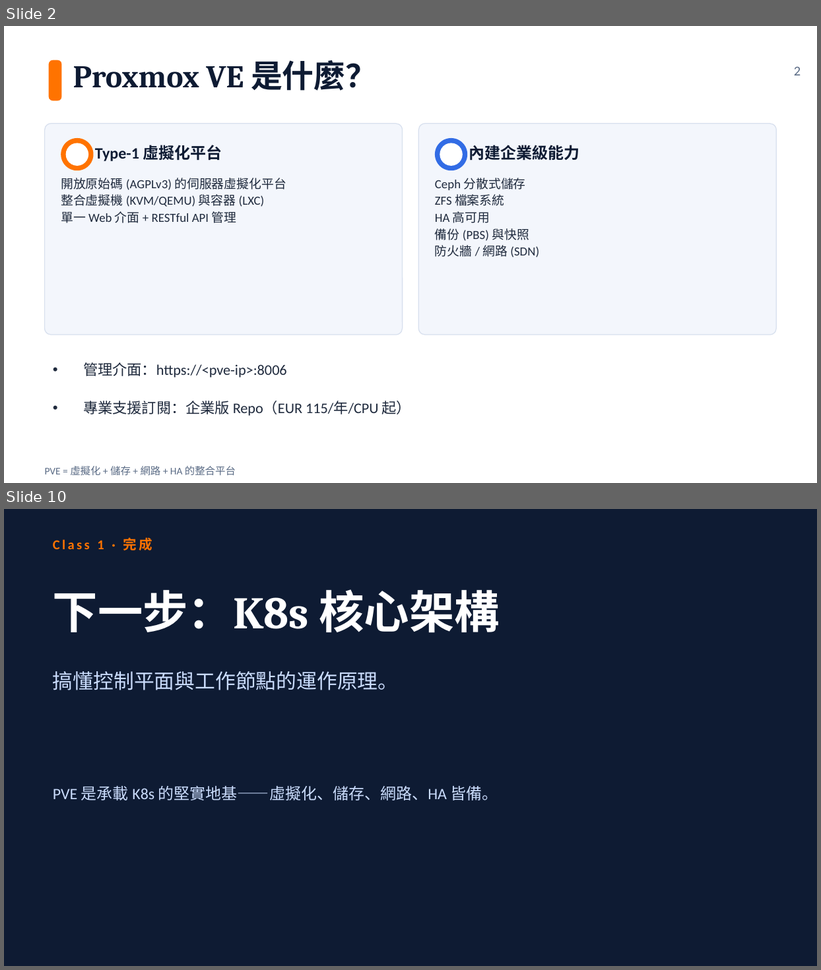
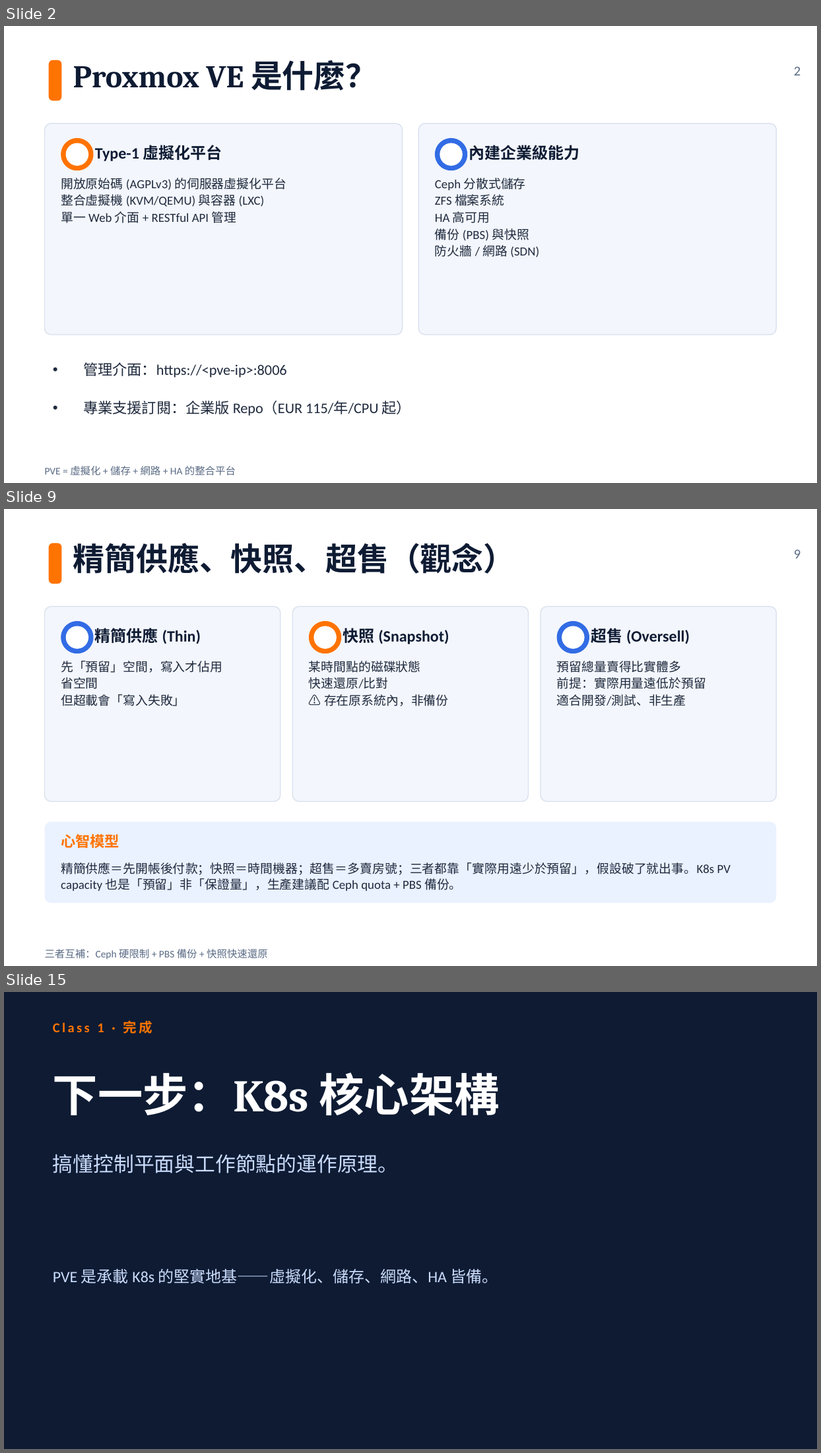
Before and after one commit to subirdkimo/k8s-course, a slide deck: 01-class-slides/class-01-pve-overview.pptx. Shown one above the other, each under a label of ours: slides 2 and 10 before the commit, slides 2, 9 and 15 after it; the slides between them are not shown. The pictures are 821x970 and 821x1453 pixels, drawn with LibreOffice and Linux fonts; fonts in the diff are those of the drawing. Boxes give left, top, right and bottom in pixels: in the first picture for what was removed or moved away, otherwise in the second. Text is boxed around its words. In the diff, an @@ line names an element or a change of style, - is before the commit and + after.

Commit message:
feat(class-01/02): 觀念深化 — 擴充講解層概念 + 投影片 +6~7 頁
Class 1 (+5 概念): 虛擬化三形態/隔離vs效能/精簡供應快照超售/封包流向心智模型/quorum與重啟
Class 2 (+6 概念): 容器VM裸機光譜/宣告式reconcile loop/etcd quorum/Pod網路兩層IP/Service原理/排程Affinity-Taint-Spread
時長: C1→2hr, C2→2hr15min; overview v1.2

```diff
--- a/01-class-slides/class-01-pve-overview.pptx
+++ b/01-class-slides/class-01-pve-overview.pptx
@@ slide 9 added at <box>4,509,817,966</box>, background #FFFFFF @@
@@ rounded rectangle added at <box>49,543,61,584</box>, fill #FF7300 @@
@@ text added at <box>73,543,516,574</box>, 28 pt, text #0E1B33, bold @@
+精簡供應、快照、超售（觀念）
@@ text added at <box>794,549,801,559</box>, 12 pt, text #5A6B85 @@
+9
@@ rounded rectangle added at <box>45,607,281,802</box>, fill #F3F6FC, outline #D8E0EE 0.75 pt @@
@@ rounded rectangle added at <box>292,607,529,802</box>, fill #F3F6FC, outline #D8E0EE 0.75 pt @@
@@ rounded rectangle added at <box>541,607,776,802</box>, fill #F3F6FC, outline #D8E0EE 0.75 pt @@
@@ ellipse added at <box>61,621,94,654</box>, fill #326CE5 @@
@@ ellipse added at <box>66,626,88,649</box>, fill #FFFFFF @@
@@ ellipse added at <box>309,621,341,654</box>, fill #FF7300 @@
@@ ellipse added at <box>314,626,337,649</box>, fill #FFFFFF @@
@@ ellipse added at <box>557,621,589,654</box>, fill #326CE5 @@
@@ ellipse added at <box>562,626,585,649</box>, fill #FFFFFF @@
@@ text added at <box>95,628,201,644</box>, 14 pt, text #0E1B33, bold @@
+精簡供應 (Thin)
@@ text added at <box>343,628,449,644</box>, 14 pt, text #0E1B33, bold @@
+快照 (Snapshot)
@@ text added at <box>591,628,690,644</box>, 14 pt, text #0E1B33, bold @@
+超售 (Oversell)
@@ text added at <box>61,661,222,706</box>, 11 pt, text #1F2A3D @@
+先「預留」空間，寫入才佔用
+省空間
+但超載會「寫入失敗」
@@ text added at <box>309,661,449,706</box>, 11 pt, text #1F2A3D @@
+某時間點的磁碟狀態
+快速還原/比對
+⚠ 存在原系統內，非備份
@@ text added at <box>557,661,706,706</box>, 11 pt, text #1F2A3D @@
+預留總量賣得比實體多
+前提：實際用量遠低於預留
+適合開發/測試、非生產
@@ rounded rectangle added at <box>45,822,776,904</box>, fill #EAF1FF @@
@@ text added at <box>61,834,120,848</box>, 13 pt, text #FF7300, bold @@
+心智模型
@@ text added at <box>61,863,731,891</box>, 11 pt, text #1F2A3D @@
+精簡供應＝先開帳後付款；快照＝時間機器；超售＝多賣房號；三者都靠「實際用遠少於預留」，假設破了就出事。K8s PV capacity 也是「預留」非「保證量」，生產建議配 Ceph quota + PBS 備份。
@@ text added at <box>45,949,267,960</box>, 9 pt, text #5A6B85 @@
+三者互補：Ceph 硬限制 + PBS 備份 + 快照快速還原
@@ what was slide 10 is now slide 15 @@
```
Also in this commit, not shown: 8 slides changed, 4 other slides added, 7 other files.
